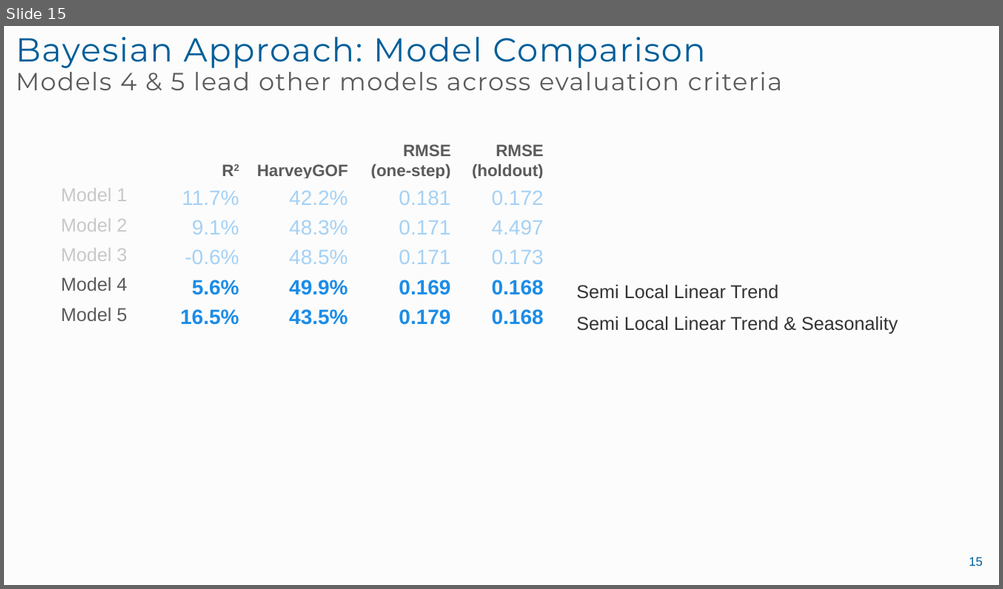
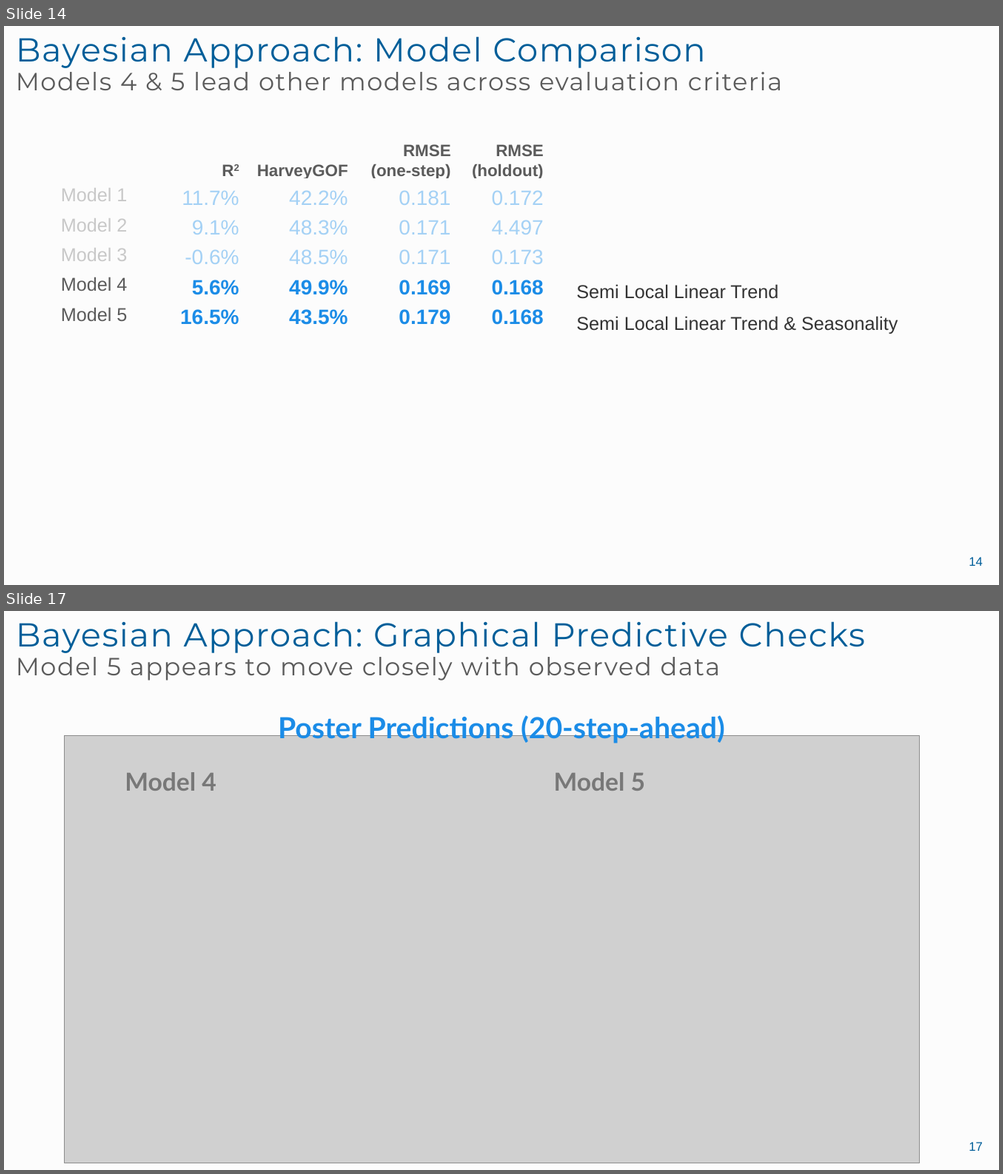
Before and after one commit to landonme/Lowering-BAC-Bayesian-vs.-Frequentist, a slide deck: final presentation.pptx. Shown one above the other, each under a label of ours: slide 15 before the commit, slides 14 and 17 after it; the slides between them are not shown. The pictures are 1003x589 and 1003x1174 pixels, drawn with LibreOffice and Linux fonts; fonts in the diff are those of the drawing; grey boxes stand for pictures. Boxes give left, top, right and bottom in pixels: in the first picture for what was removed or moved away, otherwise in the second. Text is boxed around its words. In the diff, an @@ line names an element or a change of style, - is before the commit and + after.

```diff
--- a/final presentation.pptx
+++ b/final presentation.pptx
@@ slide 17 added at bbox=[4, 611, 999, 1170], background #FCFCFC @@
@@ title added at bbox=[16, 621, 865, 681], 32 pt, text #005E99 @@
+Bayesian Approach: Graphical Predictive Checks
+Model 5 appears to move closely with observed data
@@ text added at bbox=[278, 713, 725, 743], 28 pt, text #1B8CE7, bold @@
+Poster Predictions (20-step-ahead)
@@ picture added at bbox=[65, 736, 919, 1164] @@
@@ text added at bbox=[125, 772, 216, 791], 24 pt, text #787878, bold @@
+Model 4
@@ text added at bbox=[554, 772, 645, 791], 24 pt, text #787878, bold @@
+Model 5
@@ page number added at bbox=[968, 1142, 982, 1151], 12 pt, text #005E99 @@
+17
@@ what was slide 15 is now slide 14 @@
@@ page number at bbox=[968, 557, 982, 566]: text changed @@
-15
+14
```
Also in this commit, not shown: 5 slides changed, 4 other slides added, 1 slide removed, 1 other file.
